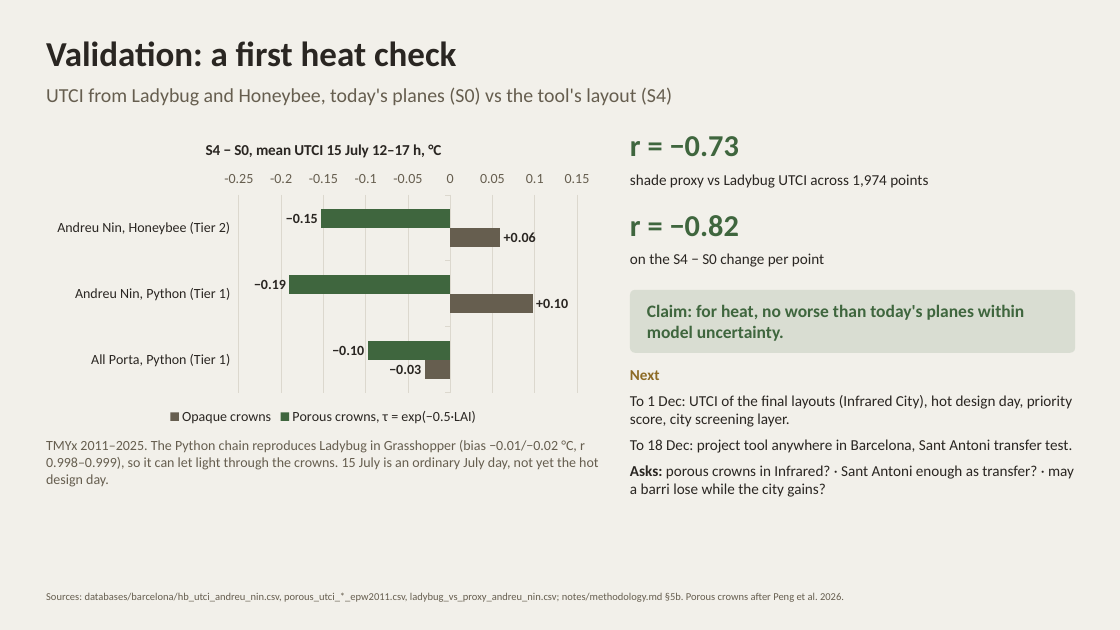
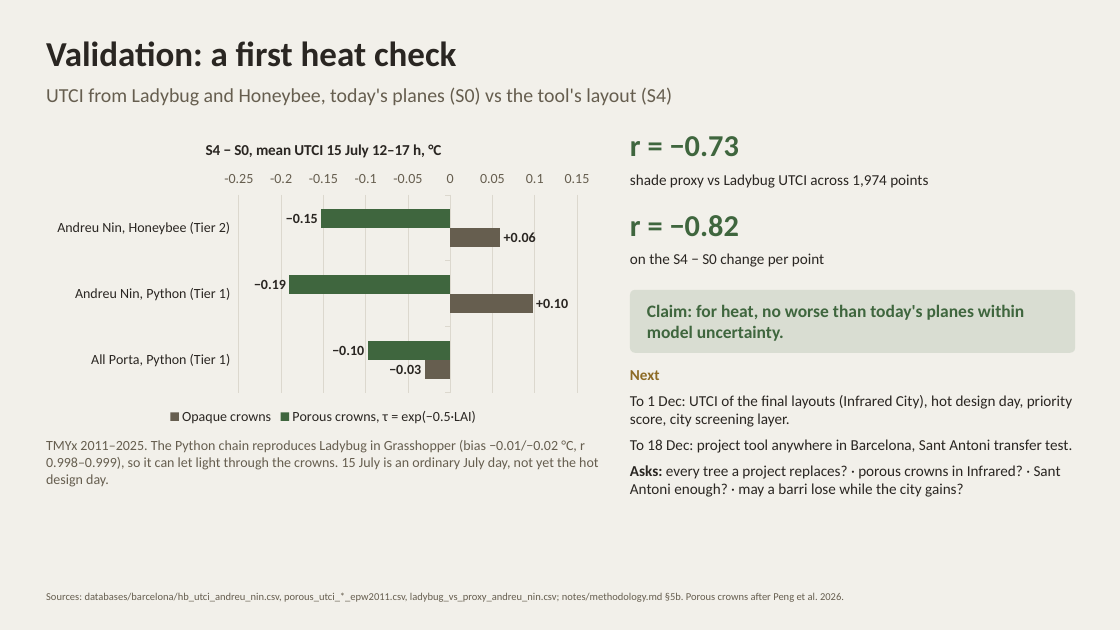
Before and after one commit to giofox96/shade-and-sponge, a slide deck: slide 16 of slides/shade_and_sponge_10nov_editable.pptx. Drawn at 1120x630 pixels with LibreOffice and Linux fonts; fonts in the diff are those of the drawing. Boxes give left, top, right and bottom in pixels: in the first picture for what was removed or moved away, otherwise in the second. Text is boxed around its words. In the diff, an @@ line names an element or a change of style, - is before the commit and + after.

```diff
--- a/slides/shade_and_sponge_10nov_editable.pptx
+++ b/slides/shade_and_sponge_10nov_editable.pptx
@@ text at box(630, 465, 1061, 497): text changed @@
-Asks: porous crowns in Infrared? · Sant Antoni enough as transfer? · may a barri lose while the city gains?
+Asks: every tree a project replaces? · porous crowns in Infrared? · Sant Antoni enough? · may a barri lose while the city gains?
```
Also in this commit, not shown: 6 other slides changed, 7 other files.
